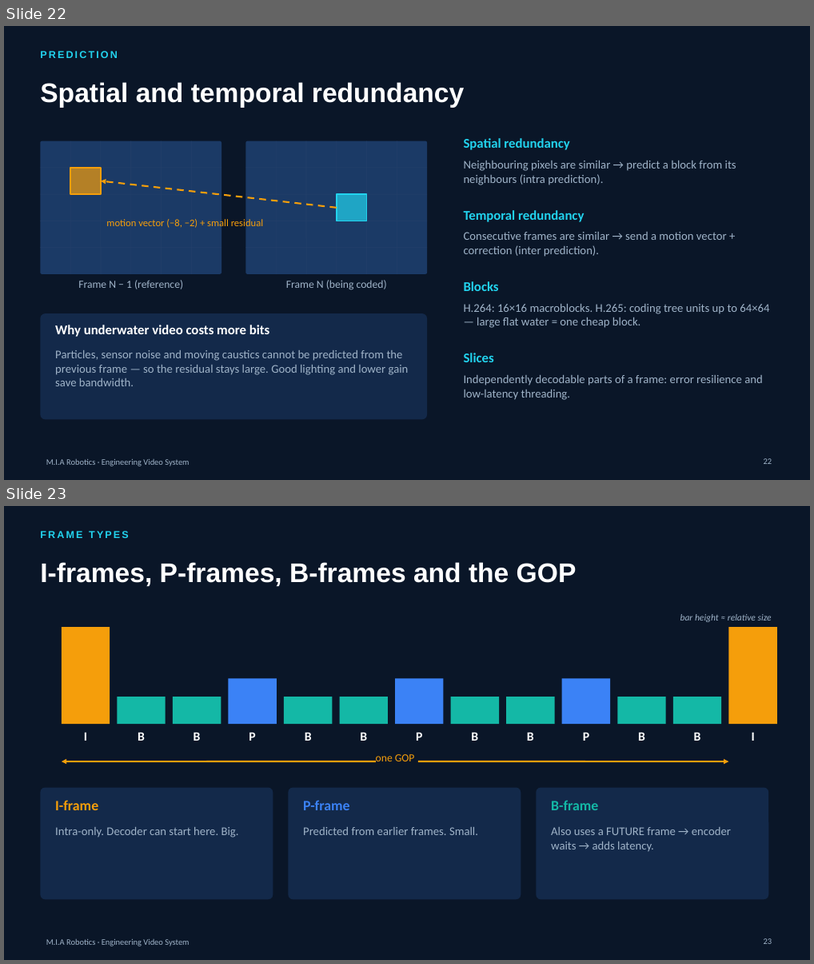
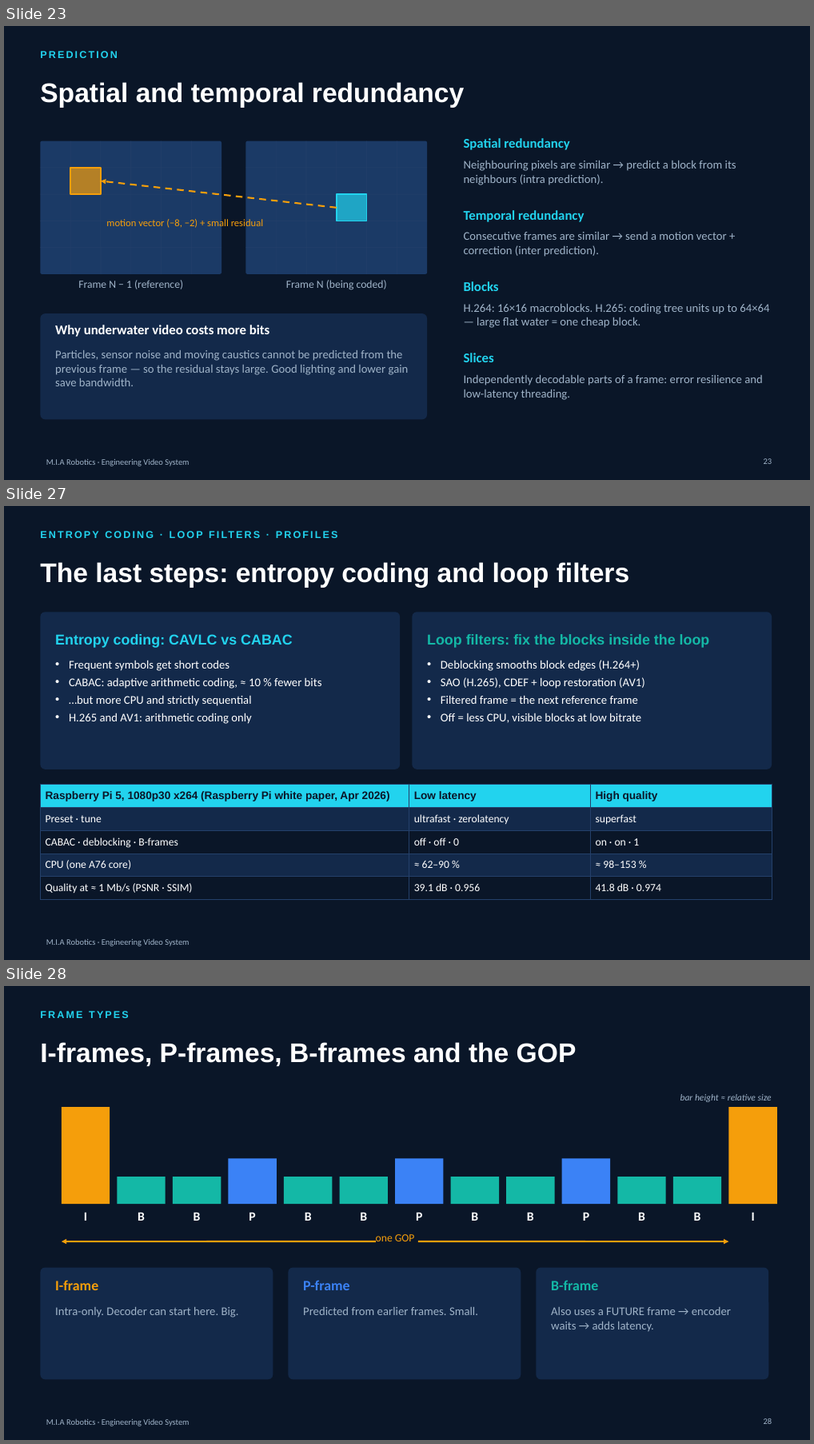
Before and after one commit to YoussefAbbas2001/video-streaming, a slide deck: presentation/MIA_Video_Streaming.pptx. Shown one above the other, each under a label of ours: slides 22 and 23 before the commit, slides 23, 27 and 28 after it; the slides between them are not shown. The pictures are 814x964 and 814x1444 pixels, drawn with LibreOffice and Linux fonts; fonts in the diff are those of the drawing; background and template pictures are left out. Boxes give left, top, right and bottom in pixels: in the first picture for what was removed or moved away, otherwise in the second. Text is boxed around its words. In the diff, an @@ line names an element or a change of style, - is before the commit and + after.

```diff
--- a/presentation/MIA_Video_Streaming.pptx
+++ b/presentation/MIA_Video_Streaming.pptx
@@ slide 27 added at [4, 506, 810, 960], background #0A1628; not listed: 1 template element that a slide beside it also shows @@
@@ text added at [40, 525, 646, 544], 12 pt, text #22D3EE, bold @@
+ENTROPY CODING · LOOP FILTERS · PROFILES
@@ title added at [40, 562, 630, 588], 32 pt, text #FFFFFF, bold @@
+The last steps: entropy coding and loop filters
@@ rounded rectangle added at [40, 612, 400, 769], fill #13294A @@
@@ rounded rectangle added at [412, 612, 772, 769], fill #13294A @@
@@ text added at [55, 634, 293, 648], 17 pt, text #22D3EE, bold @@
+Entropy coding: CAVLC vs CABAC
@@ text added at [427, 634, 710, 648], 17 pt, text #14B8A6, bold @@
+Loop filters: fix the blocks inside the loop
@@ text added at [69, 660, 322, 724], 14 pt, text #FFFFFF @@
+• Frequent symbols get short codes
+• CABAC: adaptive arithmetic coding, ≈ 10 % fewer bits
+• …but more CPU and strictly sequential
+• H.265 and AV1: arithmetic coding only
@@ text added at [441, 660, 646, 723], 14 pt, text #FFFFFF @@
+• Deblocking smooths block edges (H.264+)
+• SAO (H.265), CDEF + loop restoration (AV1)
+• Filtered frame = the next reference frame
+• Off = less CPU, visible blocks at low bitrate
@@ table added at [40, 784, 772, 896], 5 rows, 3 columns @@
+Raspberry Pi 5, 1080p30 x264 (Raspberry Pi white paper, Apr 2026) | Low latency | High quality
+Preset · tune | ultrafast · zerolatency | superfast
+CABAC · deblocking · B-frames | off · off · 0 | on · on · 1
+CPU (one A76 core) | ≈ 62–90 % | ≈ 98–153 %
+Quality at ≈ 1 Mb/s (PSNR · SSIM) | 39.1 dB · 0.956 | 41.8 dB · 0.974
@@ what was slide 22 is now slide 23 @@
@@ what was slide 23 is now slide 28 @@
```
Also in this commit, not shown: 4 slides changed, 8 other slides added, 24 other files.
